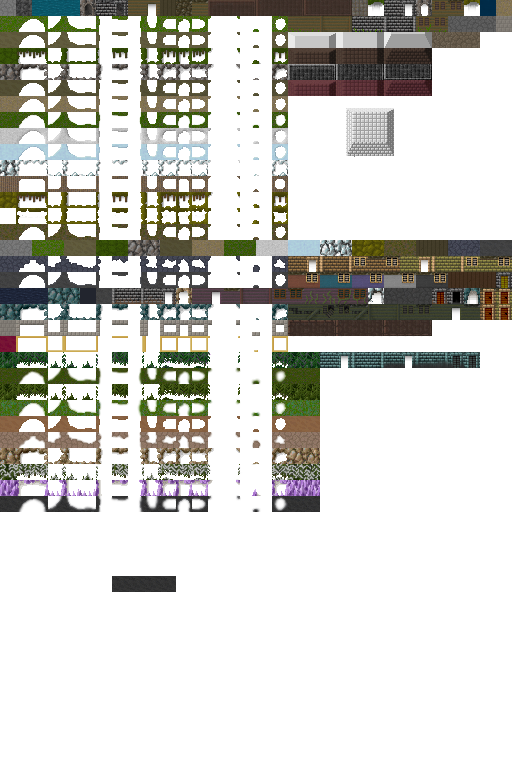
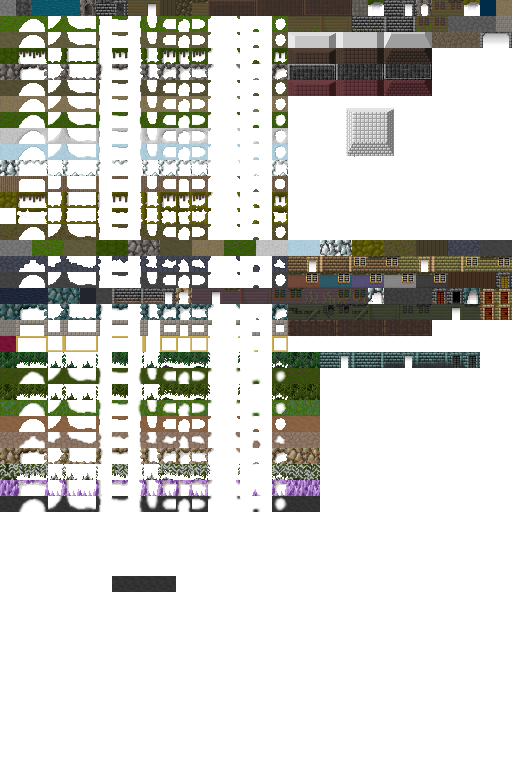
Comparing the layer stacks of the two 512x768 images. Changes:
painted on "foreground" over bbox(480, 32, 512, 48)
